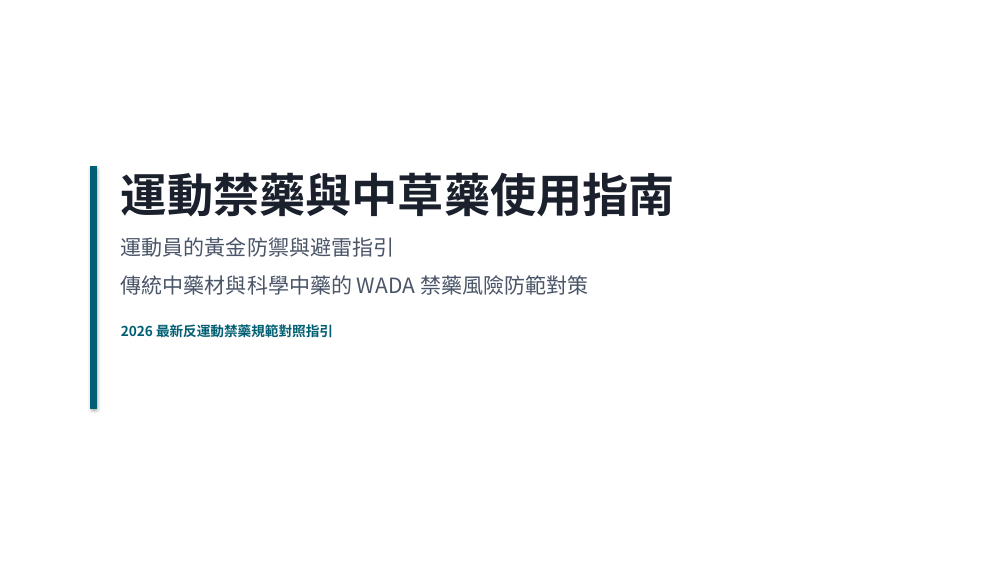
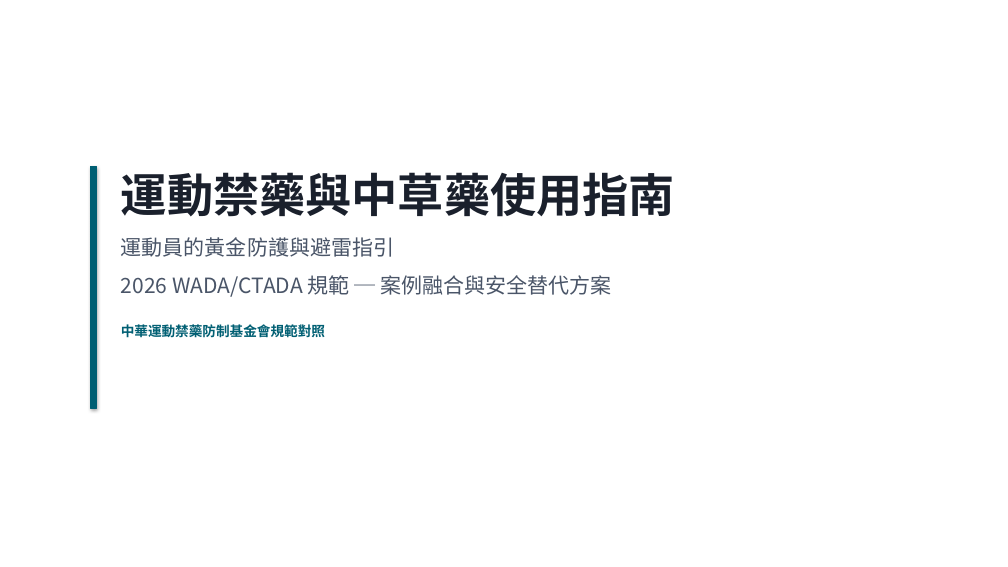
Before and after one commit to winfred0505/sports-doping-herbs-guide, a slide deck: slide 1 of 運動員中藥運動禁藥防範指南_簡報.pptx. Drawn at 1008x567 pixels with LibreOffice and Linux fonts; fonts in the diff are those of the drawing. Boxes give left, top, right and bottom in pixels: in the first picture for what was removed or moved away, otherwise in the second. Text is boxed around its words. In the diff, an @@ line names an element or a change of style, - is before the commit and + after.

```diff
--- a/運動員中藥運動禁藥防範指南_簡報.pptx
+++ b/運動員中藥運動禁藥防範指南_簡報.pptx
@@ text at bbox=[121, 237, 611, 340]: text changed @@
-運動員的黃金防禦與避雷指引
-傳統中藥材與科學中藥的 WADA 禁藥風險防範對策
-2026 最新反運動禁藥規範對照指引
+運動員的黃金防護與避雷指引
+2026 WADA/CTADA 規範 ─ 案例融合與安全替代方案
+中華運動禁藥防制基金會規範對照
```
Also in this commit, not shown: 4 other slides changed, 2 other files.
